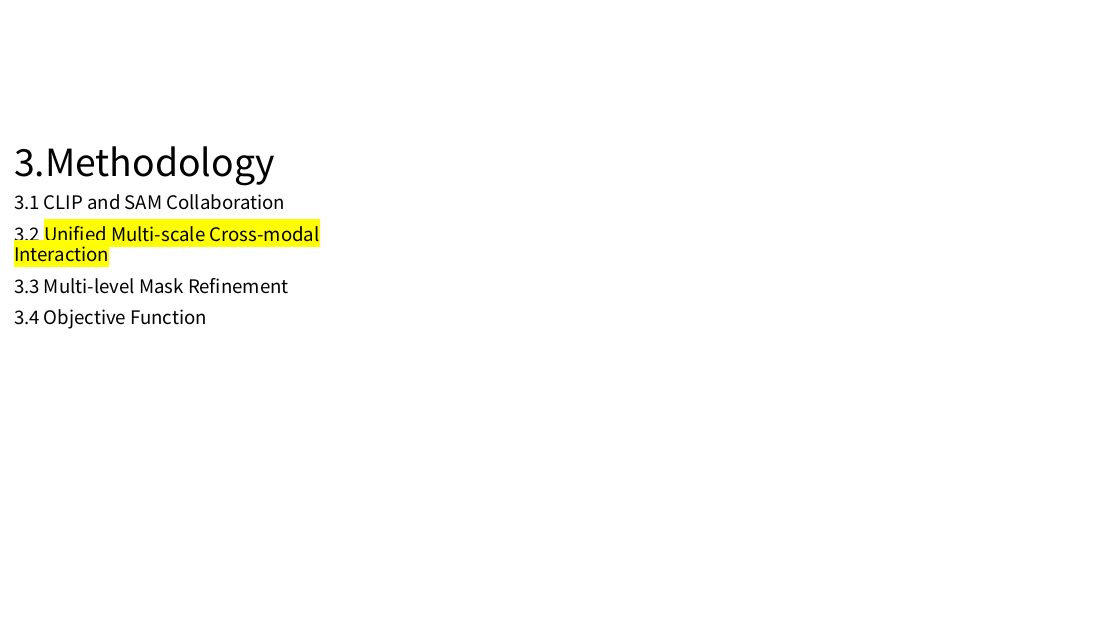
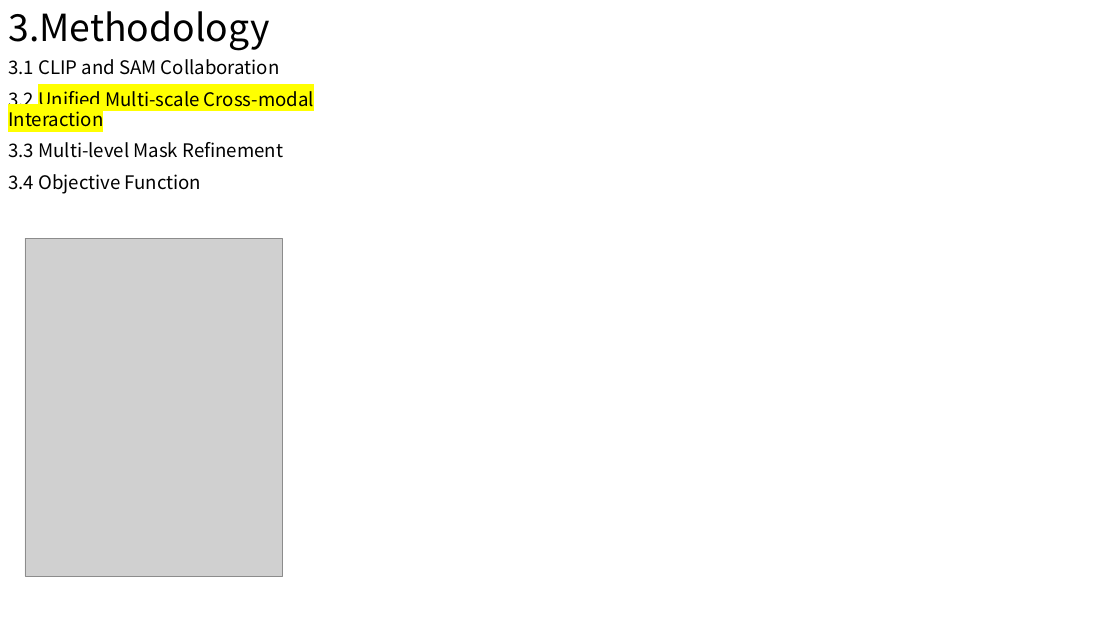
Before and after one commit to wushengxin2012/fileRepository, a slide deck: slide 12 of SAM-CLIP-2401.12665v2.pptx. Drawn at 1120x630 pixels with LibreOffice and Linux fonts; fonts in the diff are those of the drawing; grey boxes stand for pictures. Boxes give left, top, right and bottom in pixels: in the first picture for what was removed or moved away, otherwise in the second. Text is boxed around its words. In the diff, an @@ line names an element or a change of style, - is before the commit and + after.

```diff
--- a/SAM-CLIP-2401.12665v2.pptx
+++ b/SAM-CLIP-2401.12665v2.pptx
@@ title "3.Methodology": place and size @@
-title "3.Methodology" at bbox=[14, 146, 275, 186]
+title "3.Methodology" at bbox=[8, 11, 269, 51]
@@ text "3.1 CLIP and SAM Collaboration": place and size @@
-text "3.1 CLIP and SAM Collaboration" at bbox=[14, 194, 320, 329]
+text "3.1 CLIP and SAM Collaboration" at bbox=[8, 59, 314, 194]
@@ picture added at bbox=[25, 239, 282, 576] @@
```
Also in this commit, not shown: 8 slides added, 2 other files.
